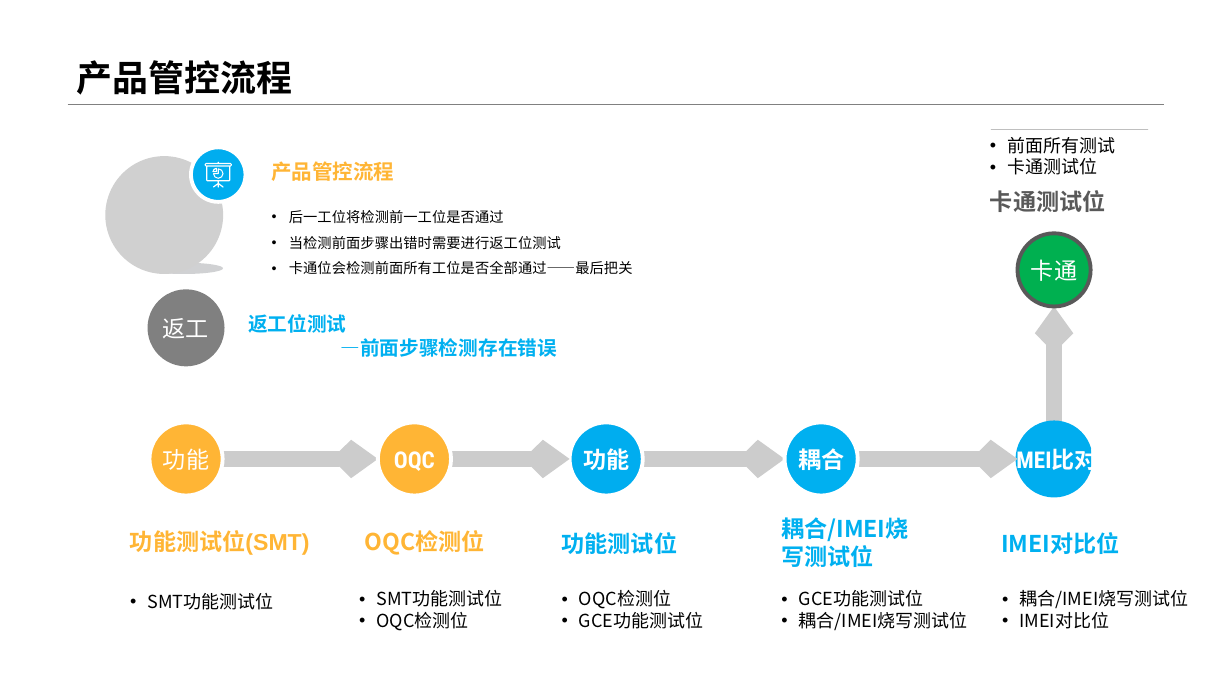
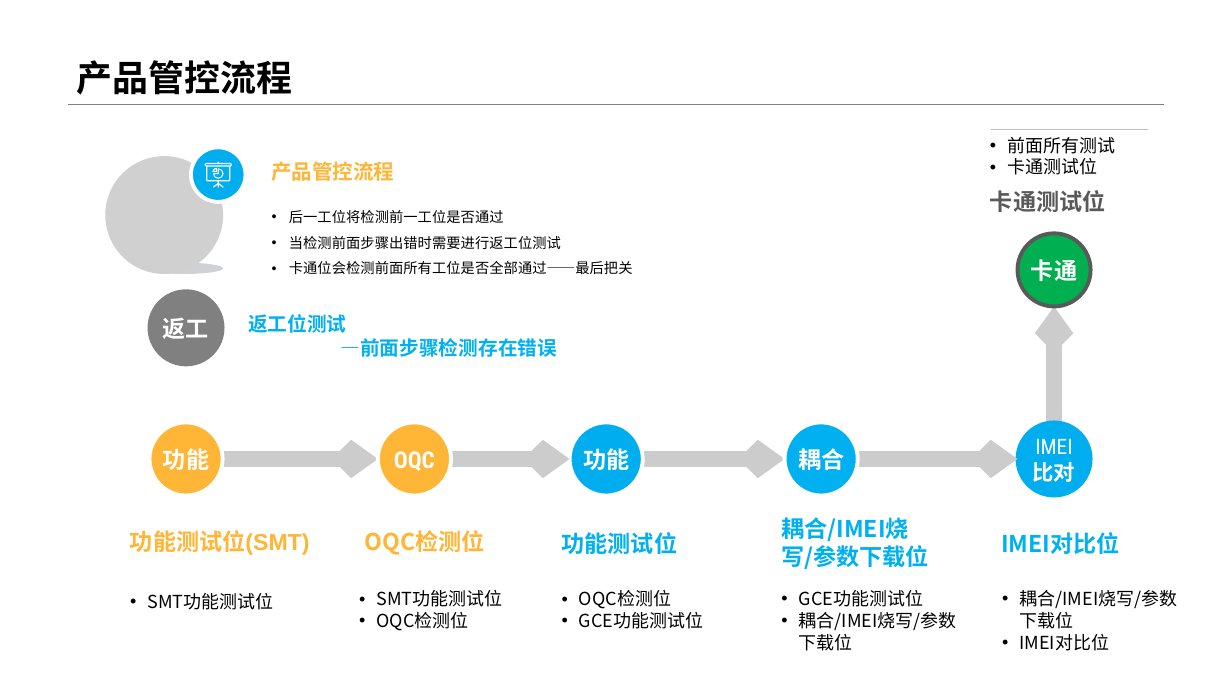
Before and after one commit to return001/MES_V2.0, a slide deck: slide 20 of Doc/产品发布/产品介绍/MES管理系统宣传.pptx. Drawn at 1232x693 pixels with LibreOffice and Linux fonts; fonts in the diff are those of the drawing; grey boxes stand for pictures; background and template pictures are left out. Boxes give left, top, right and bottom in pixels: in the first picture for what was removed or moved away, otherwise in the second. Text is boxed around its words. In the diff, an @@ line names an element or a change of style, - is before the commit and + after.

```diff
--- a/Doc/产品发布/产品介绍/MES管理系统宣传.pptx
+++ b/Doc/产品发布/产品介绍/MES管理系统宣传.pptx
@@ bold on in 3 elements at (x1=150, y1=422, x2=223, y2=495), (x1=1018, y1=234, x2=1091, y2=307), (x1=150, y1=291, x2=223, y2=364) @@
@@ text in ellipse at (x1=1033, y1=439, x2=1076, y2=482): text changed; size 18 to 16.6 pt; bold off @@
-IMEI比对
+IMEI
+比对
@@ text at (x1=781, y1=517, x2=929, y2=570): text changed @@
-• 耦合/IMEI烧写测试位
+• 耦合/IMEI烧写/参数下载位
@@ text at (x1=1020, y1=590, x2=1178, y2=629): text changed @@
-• 耦合/IMEI烧写测试位
+• 耦合/IMEI烧写/参数下载位
@@ text at (x1=799, y1=612, x2=957, y2=651): text changed @@
-耦合/IMEI烧写测试位
+耦合/IMEI烧写/参数下载位
```
Also in this commit, not shown: 5 other slides changed.
